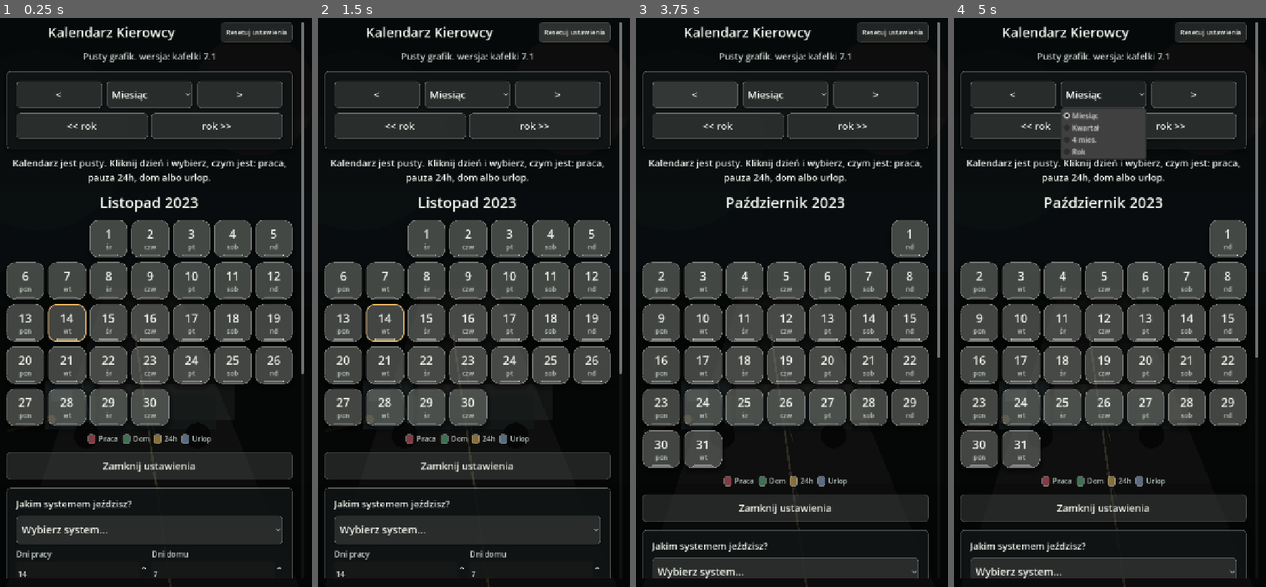
Above: before the commit, frames 1-4 (left to right).
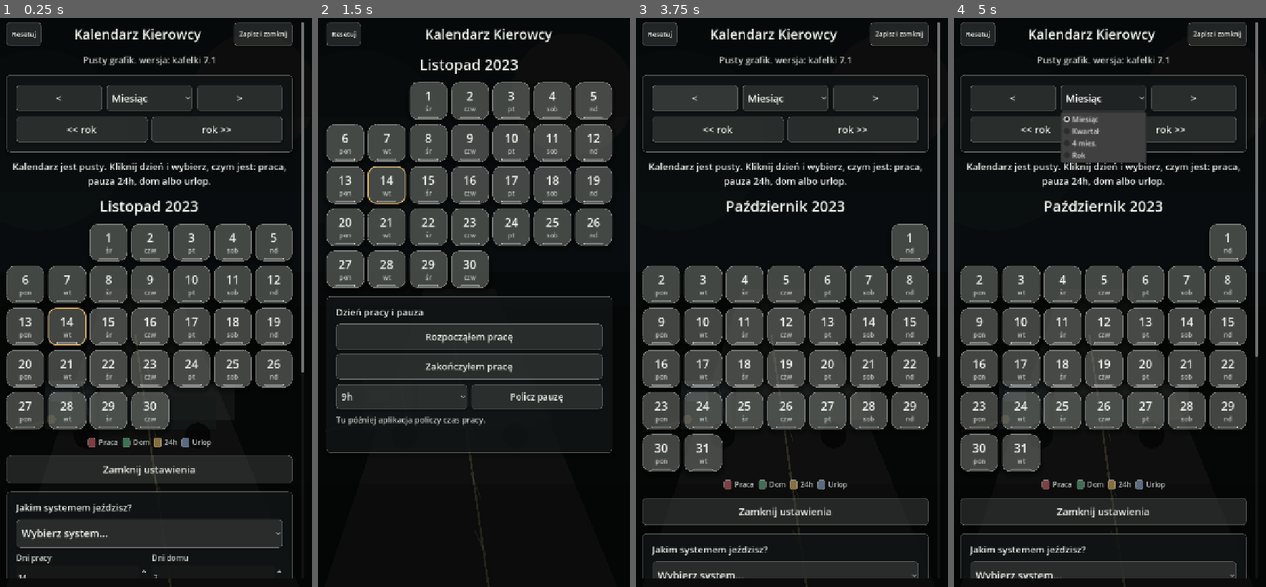
Above: after the commit, the same moments.

Repository: ElKlient/IDOL-Genesis
Game: Godot game, scene res://scenes/main.tscn
Two runs of this game, one before a commit and one after it. Both use one fixed random seed, a clock stepped at 60 frames per second and the inputs below.
Inputs (mouse positions are in pixels of both pictures, inside the frame that each line leads up to):
- Up to frame 1 (0.25 s): no input
- Up to frame 2 (1.5 s): click (580, 35) at 0.5 s, where only the run after the commit has a clickable "Zapisz i zamknij"; click (573, 29) at 1.25 s, where only the run before the commit has a clickable "Resetuj ustawienia"
- Up to frame 3 (3.75 s): click (660, 35) at 2 s, where only the run after the commit has a clickable "Resetuj"; click (660, 35) at 2.75 s, where only the run after the commit has a clickable "Resetuj"; click "<" at 3.5 s
- Up to frame 4 (5 s): click "Miesiąc" at 4.25 s

The runs differ from the first frame. In frame 1, 20% of the frame differs, in the area x 2-98%, y 0-99%; in frame 2, 56%; in frame 3, 20%; in frame 4, 19%.

Commit message:
Add saved main calendar mode

Diff:
--- a/scripts/main.gd
+++ b/scripts/main.gd
@@ -36,8 +36,10 @@
 const PORTRAIT_WIDTH := 640
 const TILE_COLUMNS := 7
 const APP_VERSION_LABEL := "wersja: kafelki 7.1"
+const SETTINGS_PATH := "user://driver_calendar.cfg"
 const TAP_CANCEL_DISTANCE := 18.0
 const TAP_BLOCK_AFTER_DRAG_MS := 180
+const SWIPE_MIN_DISTANCE := 96.0
 
 var calculator := ScheduleCalculator.new()
 var current_year: int
@@ -45,10 +47,15 @@
 var today_day_index: int
 
 var months_box: VBoxContainer
+var subtitle_label: Label
 var summary_label: Label
 var reset_settings_button: Button
+var save_close_button: Button
+var navigation_panel: PanelContainer
 var settings_toggle_button: Button
 var settings_panel: PanelContainer
+var legend_bar: HBoxContainer
+var day_tools_panel: PanelContainer
 var start_input: LineEdit
 var schedule_option: OptionButton
 var range_option: OptionButton
@@ -81,10 +88,13 @@
 var scroll_safe_buttons: Array[BaseButton] = []
 var weekly_rest_previous_pressed := true
 var fixed_start_previous_pressed := false
+var main_view_saved := false
 var touch_start_position := Vector2.ZERO
 var touch_tracking_active := false
 var touch_drag_cancelled := false
 var last_drag_release_msec := -10000
+var swipe_start_position := Vector2.ZERO
+var swipe_tracking_active := false
 
 
 func _ready() -> void:
@@ -97,11 +107,14 @@
 
 	_reset_custom_pattern(21)
 	_build_ui()
+	_load_settings_from_disk()
 	_apply_settings()
+	_apply_main_view_mode(main_view_saved)
 
 
 func _input(event: InputEvent) -> void:
 	_track_scroll_touch(event)
+	_track_month_swipe(event)
 
 
 func _force_portrait() -> void:
@@ -150,23 +163,31 @@
 	header.add_theme_constant_override("separation", 8)
 	root.add_child(header)
 
+	reset_settings_button = Button.new()
+	reset_settings_button.text = "Resetuj"
+	_connect_tap(reset_settings_button, Callable(self, "_reset_calendar_settings"))
+	_prepare_control(reset_settings_button, 15, 54)
+	reset_settings_button.size_flags_horizontal = Control.SIZE_SHRINK_BEGIN
+	header.add_child(reset_settings_button)
+
 	var title := _make_label("Kalendarz Kierowcy", 30, COLOR_TEXT)
 	title.size_flags_horizontal = Control.SIZE_EXPAND_FILL
 	title.horizontal_alignment = HORIZONTAL_ALIGNMENT_CENTER
 	header.add_child(title)
 
-	reset_settings_button = Button.new()
-	reset_settings_button.text = "Resetuj ustawienia"
-	_connect_tap(reset_settings_button, Callable(self, "_reset_calendar_settings"))
-	_prepare_control(reset_settings_button, 15, 46)
-	reset_settings_button.size_flags_horizontal = Control.SIZE_SHRINK_END
-	header.add_child(reset_settings_button)
-
-	var subtitle := _make_label("Pusty grafik. %s" % APP_VERSION_LABEL, 20, COLOR_TEXT_MUTED)
-	subtitle.horizontal_alignment = HORIZONTAL_ALIGNMENT_CENTER
-	root.add_child(subtitle)
-
-	root.add_child(_build_navigation_panel())
+	save_close_button = Button.new()
+	save_close_button.text = "Zapisz i zamknij"
+	_connect_tap(save_close_button, Callable(self, "_save_and_close_main_view"))
+	_prepare_control(save_close_button, 14, 54)
+	save_close_button.size_flags_horizontal = Control.SIZE_SHRINK_END
+	header.add_child(save_close_button)
+
+	subtitle_label = _make_label("Pusty grafik. %s" % APP_VERSION_LABEL, 20, COLOR_TEXT_MUTED)
+	subtitle_label.horizontal_alignment = HORIZONTAL_ALIGNMENT_CENTER
+	root.add_child(subtitle_label)
+
+	navigation_panel = _build_navigation_panel()
+	root.add_child(navigation_panel)
 
 	summary_label = _make_label("", 21, COLOR_TEXT)
 	summary_label.autowrap_mode = TextServer.AUTOWRAP_WORD_SMART
@@ -178,7 +199,8 @@
 	months_box.add_theme_constant_override("separation", 26)
 	root.add_child(months_box)
 
-	root.add_child(_build_legend())
+	legend_bar = _build_legend()
+	root.add_child(legend_bar)
 
 	settings_toggle_button = Button.new()
 	settings_toggle_button.text = "Zamknij ustawienia"
@@ -188,7 +210,8 @@
 
 	settings_panel = _build_settings_panel()
 	root.add_child(settings_panel)
-	root.add_child(_build_day_tools_panel())
+	day_tools_panel = _build_day_tools_panel()
+	root.add_child(day_tools_panel)
 	_set_settings_visible(true)
 
 	_build_day_action_dialog()
@@ -469,23 +492,187 @@
 
 
 func _save_settings_and_close() -> void:
-	_apply_settings(true)
+	if _apply_settings(true):
+		_save_settings_to_disk()
+
+
+func _save_and_close_main_view() -> void:
+	if not _apply_settings(false):
+		return
+
+	main_view_saved = true
+	_save_settings_to_disk()
+	_apply_main_view_mode(true)
 
 
 func _toggle_settings_panel() -> void:
+	if main_view_saved:
+		return
+
 	_set_settings_visible(settings_panel == null or not settings_panel.visible)
 
 
 func _set_settings_visible(visible: bool) -> void:
+	if main_view_saved:
+		visible = false
+
 	if settings_panel != null:
 		settings_panel.visible = visible
 	if settings_toggle_button != null:
 		settings_toggle_button.text = "Zamknij ustawienia" if visible else "Ustaw kalendarz"
 	if reset_settings_button != null:
-		reset_settings_button.visible = visible
+		reset_settings_button.visible = true
+	if save_close_button != null:
+		save_close_button.visible = not main_view_saved
+
+
+func _apply_main_view_mode(saved: bool) -> void:
+	main_view_saved = saved
+
+	if subtitle_label != null:
+		subtitle_label.visible = not saved
+	if navigation_panel != null:
+		navigation_panel.visible = not saved
+	if summary_label != null:
+		summary_label.visible = not saved
+	if legend_bar != null:
+		legend_bar.visible = not saved
+	if settings_toggle_button != null:
+		settings_toggle_button.visible = not saved
+	if settings_panel != null and saved:
+		settings_panel.visible = false
+	if reset_settings_button != null:
+		reset_settings_button.visible = true
+	if save_close_button != null:
+		save_close_button.visible = not saved
+	if day_tools_panel != null:
+		day_tools_panel.visible = true
+
+
+func _save_settings_to_disk() -> void:
+	if schedule_option == null:
+		return
+
+	var config := ConfigFile.new()
+	config.set_value("ui", "main_view_saved", main_view_saved)
+	config.set_value("calendar", "current_year", current_year)
+	config.set_value("calendar", "current_month", current_month)
+	config.set_value("calendar", "schedule_selected", schedule_option.selected)
+	config.set_value("calendar", "range_selected", range_option.selected)
+	config.set_value("calendar", "start_date", start_input.text)
+	config.set_value("calendar", "work_days", int(system_work_spin.value))
+	config.set_value("calendar", "home_days", int(system_home_spin.value))
+	config.set_value("calendar", "weekly_rest", weekly_rest_toggle.button_pressed)
+	config.set_value("calendar", "fixed_start_enabled", fixed_start_toggle.button_pressed)
+	config.set_value("calendar", "fixed_start_selected", fixed_start_option.selected)
+	config.set_value("calendar", "custom_length", int(custom_length_spin.value))
+	config.set_value("calendar", "custom_pattern", custom_pattern.duplicate())
+	config.set_value("calendar", "manual_overrides", manual_overrides.duplicate(true))
+	config.set_value("calendar", "notes", notes.duplicate(true))
+	config.set_value("work", "start_unix", work_start_unix)
+	config.set_value("work", "end_unix", work_end_unix)
+	config.set_value("work", "pause_selected", pause_option.selected)
+
+	var error := config.save(SETTINGS_PATH)
+	if error != OK:
+		push_warning("Nie udało się zapisać ustawień kalendarza: %d" % error)
+
+
+func _load_settings_from_disk() -> void:
+	var config := ConfigFile.new()
+	if config.load(SETTINGS_PATH) != OK:
+		return
+
+	main_view_saved = bool(config.get_value("ui", "main_view_saved", false))
+	current_year = int(config.get_value("calendar", "current_year", current_year))
+	current_month = clampi(int(config.get_value("calendar", "current_month", current_month)), 1, 12)
+
+	_set_option_selected(schedule_option, _valid_option_index(schedule_option, int(config.get_value("calendar", "schedule_selected", 0))))
+	_set_option_selected(range_option, _valid_option_index(range_option, int(config.get_value("calendar", "range_selected", 0))))
+	_set_option_selected(pause_option, _valid_option_index(pause_option, int(config.get_value("work", "pause_selected", 0))))
+	_set_spin_value(system_work_spin, int(config.get_value("calendar", "work_days", int(system_work_spin.value))))
+	_set_spin_value(system_home_spin, int(config.get_value("calendar", "home_days", int(system_home_spin.value))))
+	_set_spin_value(custom_length_spin, int(config.get_value("calendar", "custom_length", int(custom_length_spin.value))))
+
+	start_input.text = String(config.get_value("calendar", "start_date", ""))
+
+	weekly_rest_toggle.set_pressed_no_signal(bool(config.get_value("calendar", "weekly_rest", weekly_rest_toggle.button_pressed)))
+	weekly_rest_previous_pressed = weekly_rest_toggle.button_pressed
+	fixed_start_toggle.set_pressed_no_signal(bool(config.get_value("calendar", "fixed_start_enabled", fixed_start_toggle.button_pressed)))
+	fixed_start_previous_pressed = fixed_start_toggle.button_pressed
+	_set_option_selected(fixed_start_option, _valid_option_index(fixed_start_option, int(config.get_value("calendar", "fixed_start_selected", 0))))
+	fixed_start_option.visible = fixed_start_toggle.button_pressed
+	custom_panel.visible = _is_custom_schedule()
+
+	_load_custom_pattern(config.get_value("calendar", "custom_pattern", []))
+	_load_dictionary_as_ints(manual_overrides, config.get_value("calendar", "manual_overrides", {}))
+	_load_dictionary_as_strings(notes, config.get_value("calendar", "notes", {}))
+
+	work_start_unix = int(config.get_value("work", "start_unix", 0))
+	work_end_unix = int(config.get_value("work", "end_unix", 0))
+	_restore_work_panel_text()
+
+
+func _valid_option_index(option: OptionButton, index: int) -> int:
+	if option == null or option.get_item_count() <= 0:
+		return 0
+	return clampi(index, 0, option.get_item_count() - 1)
+
+
+func _load_custom_pattern(value: Variant) -> void:
+	custom_pattern.clear()
+	if value is Array:
+		for state in value:
+			custom_pattern.append(int(state))
+
+	if custom_pattern.is_empty():
+		_reset_custom_pattern(int(custom_length_spin.value))
+
+
+func _load_dictionary_as_ints(target: Dictionary, value: Variant) -> void:
+	target.clear()
+	if not (value is Dictionary):
+		return
+
+	for key in value.keys():
+		target[String(key)] = int(value[key])
+
+
+func _load_dictionary_as_strings(target: Dictionary, value: Variant) -> void:
+	target.clear()
+	if not (value is Dictionary):
+		return
+
+	for key in value.keys():
+		target[String(key)] = String(value[key])
+
+
+func _restore_work_panel_text() -> void:
+	if work_status_label == null:
+		return
+
+	if work_start_unix <= 0:
+		work_status_label.text = "Tu później aplikacja policzy czas pracy."
+		if pause_result_label != null:
+			pause_result_label.text = ""
+		return
+
+	if work_end_unix <= 0:
+		work_status_label.text = "Start pracy: %s" % _format_unix_time(work_start_unix)
+		if pause_result_label != null:
+			pause_result_label.text = ""
+		return
+
+	var worked_seconds: int = maxi(0, work_end_unix - work_start_unix)
+	work_status_label.text = "Praca trwała: %s. Koniec: %s" % [
+		_format_duration(worked_seconds),
+		_format_unix_time(work_end_unix),
+	]
+	_update_pause_result()
 
 
 func _reset_calendar_settings() -> void:
+	main_view_saved = false
 	_set_option_selected(schedule_option, 0)
 	_set_option_selected(range_option, 0)
 	_set_option_selected(pause_option, 0)
@@ -514,9 +701,12 @@
 	error_label.visible = false
 	error_label.text = ""
 	_rebuild_calendar()
-
-
-func _apply_settings(close_settings_after_save: bool = false) -> void:
+	_apply_main_view_mode(false)
+	_set_settings_visible(true)
+	_save_settings_to_disk()
+
+
+func _apply_settings(close_settings_after_save: bool = false) -> bool:
 	var ok := true
 	var fixed_start_weekday := _selected_fixed_start_weekday()
 
@@ -544,6 +734,8 @@
 		_rebuild_calendar()
 		if close_settings_after_save:
 			_set_settings_visible(false)
+
+	return ok
 
 
 func _rebuild_calendar() -> void:
@@ -725,6 +917,7 @@
 		_apply_settings()
 
 	day_action_dialog.hide()
+	_save_settings_to_disk()
 
 
 func _ensure_custom_mode_for_selected_day() -> void:
@@ -760,6 +953,7 @@
 	else:
 		notes[selected_note_key] = text
 	_rebuild_calendar()
+	_save_settings_to_disk()
 
 
 func _on_schedule_selected(index: int) -> void:
@@ -780,6 +974,7 @@
 		return
 
 	_rebuild_calendar()
+	_save_settings_to_disk()
 
 
 func _on_pause_selected(index: int) -> void:
@@ -787,6 +982,7 @@
 		return
 
 	_update_pause_result()
+	_save_settings_to_disk()
 
 
 func _on_weekly_rest_toggled(enabled: bool) -> void:
@@ -1204,6 +1400,48 @@
 			_update_touch_tracking(mouse_motion.position)
 
 
+func _track_month_swipe(event: InputEvent) -> void:
+	if not main_view_saved:
+		return
+
+	if event is InputEventScreenTouch:
+		var touch := event as InputEventScreenTouch
+		if touch.pressed:
+			_begin_month_swipe(touch.position)
+		elif swipe_tracking_active:
+			_finish_month_swipe(touch.position)
+	elif event is InputEventMouseButton:
+		var mouse_button := event as InputEventMouseButton
+		if mouse_button.button_index == MOUSE_BUTTON_LEFT:
+			if mouse_button.pressed:
+				_begin_month_swipe(mouse_button.position)
+			elif swipe_tracking_active:
+				_finish_month_swipe(mouse_button.position)
+
+
+func _begin_month_swipe(position: Vector2) -> void:
+	swipe_start_position = position
+	swipe_tracking_active = true
+
+
+func _finish_month_swipe(position: Vector2) -> void:
+	var delta := position - swipe_start_position
+	swipe_tracking_active = false
+	if delta.length() < SWIPE_MIN_DISTANCE:
+		return
+
+	if absf(delta.x) >= absf(delta.y):
+		if delta.x < 0.0:
+			_on_next_month()
+		else:
+			_on_previous_month()
+	else:
+		if delta.y < 0.0:
+			_on_next_month()
+		else:
+			_on_previous_month()
+
+
 func _begin_touch_tracking(position: Vector2) -> void:
 	touch_tracking_active = true
 	touch_start_position = position
@@ -1434,6 +1672,7 @@
 	work_end_unix = 0
 	work_status_label.text = "Start pracy: %s" % _format_unix_time(work_start_unix)
 	pause_result_label.text = ""
+	_save_settings_to_disk()
 
 
 func _on_end_work_pressed() -> void:
@@ -1448,6 +1687,7 @@
 		_format_unix_time(work_end_unix),
 	]
 	_update_pause_result()
+	_save_settings_to_disk()
 
 
 func _update_pause_result() -> void:
@@ -1470,11 +1710,13 @@
 	current_year = int(previous["year"])
 	current_month = int(previous["month"])
 	_rebuild_calendar()
+	_save_settings_to_disk()
 
 
 func _on_previous_year() -> void:
 	current_year -= 1
 	_rebuild_calendar()
+	_save_settings_to_disk()
 
 
 func _on_next_month() -> void:
@@ -1482,11 +1724,13 @@
 	current_year = int(next["year"])
 	current_month = int(next["month"])
 	_rebuild_calendar()
+	_save_settings_to_disk()
 
 
 func _on_next_year() -> void:
 	current_year += 1
 	_rebuild_calendar()
+	_save_settings_to_disk()
 
 
 func _previous_month(year: int, month: int) -> Dictionary:
